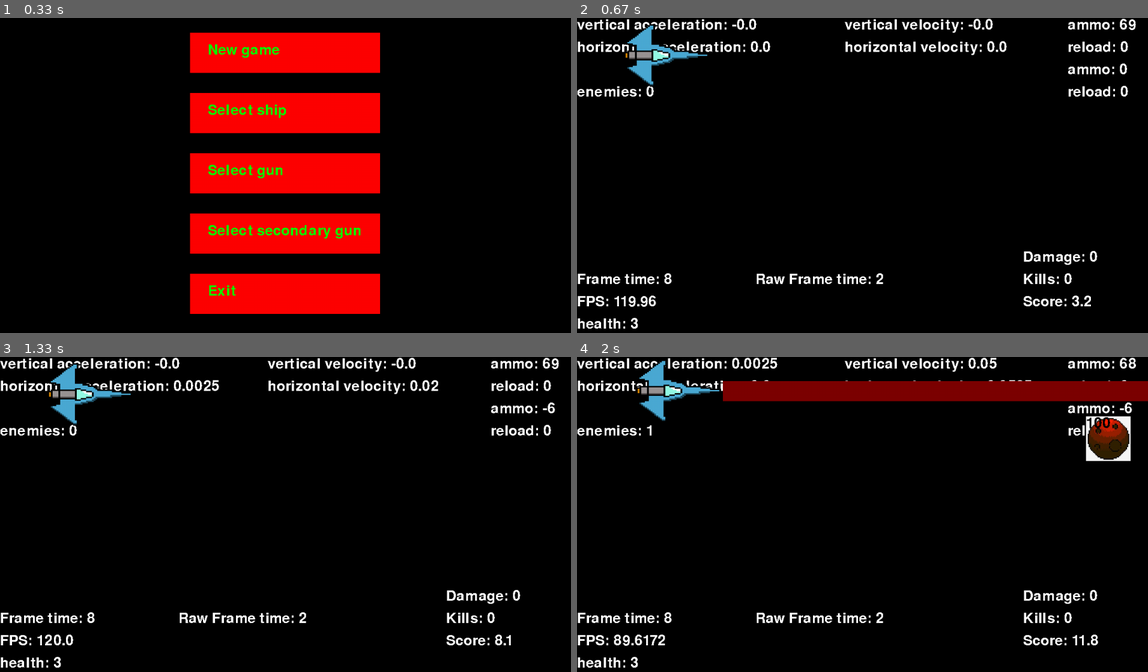
Above: before the commit, frames 1-4 (two rows, left to right).
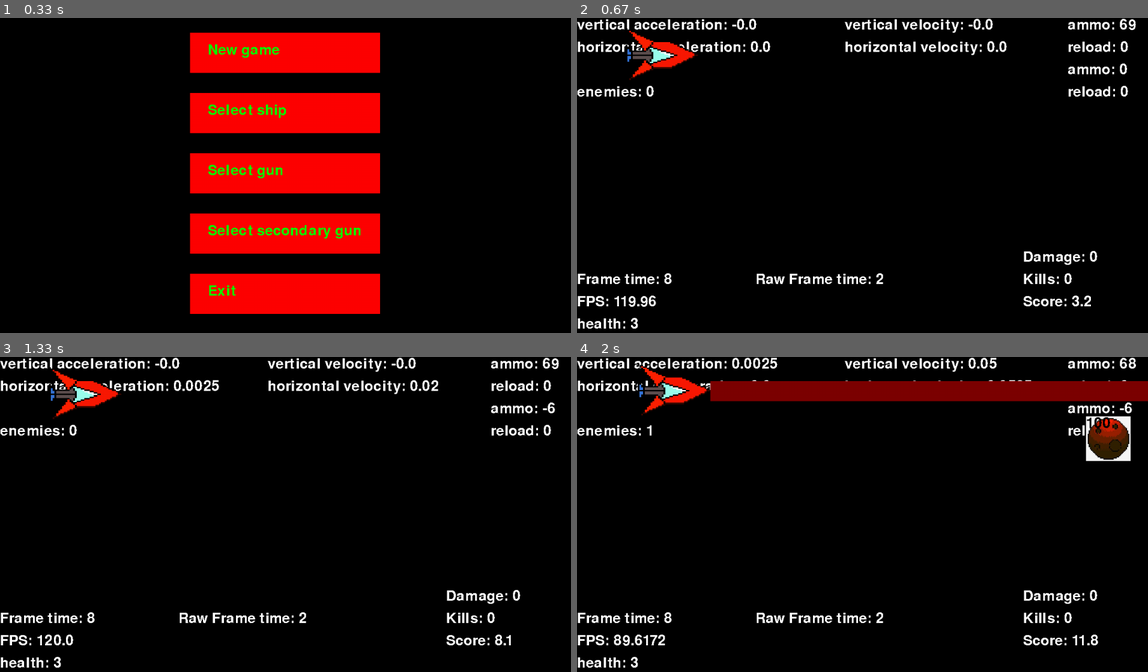
Above: after the commit, the same moments.

Repository: Ar-e-k/space-game
Game: pygame game, started from main.py
The game is run twice, just before and just after one commit, with the same random seed, the same clock (stepped at 60 frames per second) and the same inputs.
Inputs (mouse positions are in pixels of both pictures, inside the frame that each line leads up to):
- Up to frame 1 (0.33 s): no input
- Up to frame 2 (0.67 s): click (862, 52) at 0.38 s
- Up to frame 3 (1.33 s): tap K at 0.67, 1.15 s; hold D from 1 s (still down); tap Space at 1.07 s
- Up to frame 4 (2 s): tap Space at 1.37, 1.57, 1.9 s; release D at 1.47 s; hold W 1.5-1.8 s; tap J at 1.98 s

Frame 1 is identical in both runs. In frame 2, 1.0% of the frame differs, in the area x 8-23%, y 1-22%; in frame 3, 1.0%; in frame 4, 1.2%, in the area x 10-26%, y 1-21%.

Commit message:
fixed multiple enemies dying error and added another shipship1_gun_model=[

Diff:
--- a/main.py
+++ b/main.py
@@ -102,8 +102,15 @@
                 [0.35, 0.88+(2/3*0.01)]
             ]
         ]
-
-        ship1=([100, 10], 3, 80000, 200, [200, 150], self.screen_size, "Ship1.png", ship1_gun_model)#[[200, 75], [[70, 17], [70, 133]]])
+        ship2_gun_model=[
+            [0.86, 0.5],
+            [
+                [0.56, 0.26],
+                [0.56, 0.74]
+            ]
+        ]
+
+        ship1=([100, 10], 3, 80000, 200, [200, 150], self.screen_size, "Ship2.png", ship2_gun_model)#[[200, 75], [[70, 17], [70, 133]]])
         ship2=([100, 10], 10, 80000, 200, [104, 78], self.screen_size, "Ship1.png", ship1_gun_model)#[[104, 39], [[30, 5], [30, 71]]])
         #stelth=sprites.player([100, 10], 1, 10000, 80, [50, 20], [screen_x, screen_y], "Ship1.png", [])
         #mati=sprites.player([100, 10], 5, 100000, 800, [500,400], [screen_x, screen_y], "Ship1.png", [])
@@ -228,7 +235,6 @@
                         end=False
                         self.main_menu()
 
-
     def load_result(self, name):
         name+=".gameres"
         results=pickle.load(open('saves/'+name, 'rb'))
@@ -407,18 +413,20 @@
         laser_box=self.player.return_gun_box()
         s_laser_box=self.player.return_S_gun_box()
         for index, enemy in enumerate(self._enemies):
+            alive=True
             box=enemy.return_box()
 
             self.draw_enemy(box, enemy)
             self.check_colision(player, player_cords, index, enemy, box, player_box)
             if fire_check:
                 damage=self.player.gun.return_damage()
-                self.check_colisions_laser(laser_box[0], index, enemy, box, damage)
-
-            if s_fire_check:
+                alive=self.check_colisions_laser(laser_box[0], index, enemy, box, damage)
+
+            if s_fire_check and alive:
                 damage=self.player.secondary_gun.return_damage()/5
-                self.check_colisions_laser(s_laser_box[0], index, enemy, box, damage)
-                self.check_colisions_laser(s_laser_box[1], index, enemy, box, damage)
+                alive=self.check_colisions_laser(s_laser_box[0], index, enemy, box, damage)
+                if alive:
+                    self.check_colisions_laser(s_laser_box[1], index, enemy, box, damage)
 
             self.delete_enemies(index, enemy)
 
@@ -454,13 +462,14 @@
             alive=enemy.get_damage(damage)
             self.player.gain_damage(damage)
             if alive:
-                pass
+                return True
             else:
                 self.player.gain_kills()
                 try:
                     self._enemies.pop(index)
                 except IndexError:
                     pass
+                return False
 
     def end_game(self):
         #self.end_screen()
Binary file added: Models/Ships/Ship2.png
